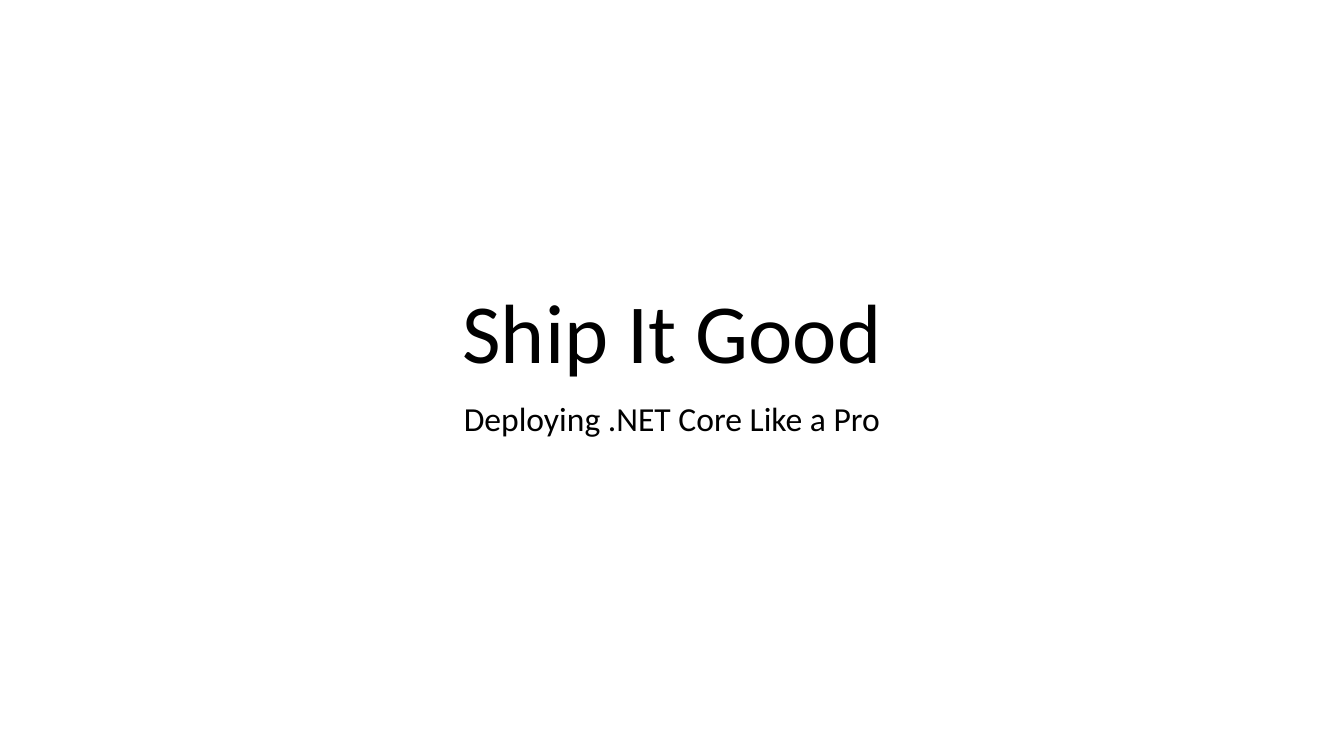
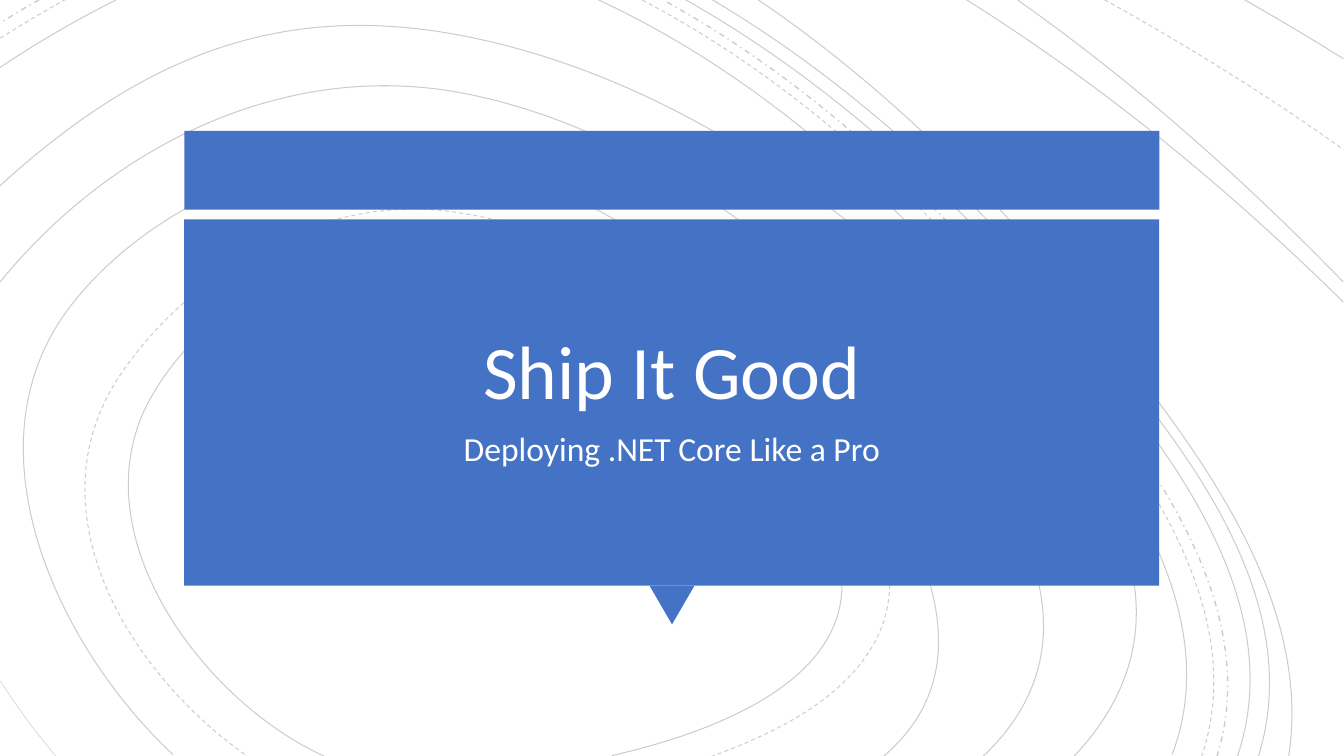
Before and after one commit to isaacrlevin/levin-talks, a slide deck: slide 1 of ASP.NETCoreDeployment/Ship It Good.pptx. Drawn at 1344x756 pixels with LibreOffice and Linux fonts; fonts in the diff are those of the drawing. Boxes give left, top, right and bottom in pixels: in the first picture for what was removed or moved away, otherwise in the second. Text is boxed around its words. In the diff, an @@ line names an element or a change of style, - is before the commit and + after.

```diff
--- a/ASP.NETCoreDeployment/Ship It Good.pptx
+++ b/ASP.NETCoreDeployment/Ship It Good.pptx
@@ group added at bbox=[0, 0, 1344, 756]: 19 freeform shapes @@
@@ rectangle added at bbox=[185, 131, 1159, 210], fill #4472C4 @@
@@ rectangle added at bbox=[185, 220, 1159, 586], fill #4472C4 @@
@@ title "Ship It Good": place and size @@
-title "Ship It Good" at bbox=[462, 304, 882, 377]
+title "Ship It Good" at bbox=[483, 346, 860, 411]
@@ title "Ship It Good" at bbox=[483, 346, 860, 411]: size 60 to 54 pt, text colour #000000 to #FFFFFF @@
@@ subtitle "Deploying .NET Core Like a ...": place and size @@
-subtitle "Deploying .NET Core Like a ..." at bbox=[464, 407, 880, 437]
+subtitle "Deploying .NET Core Like a ..." at bbox=[464, 437, 879, 467]
@@ subtitle "Deploying .NET Core Like a ..." at bbox=[464, 437, 879, 467]: text colour #000000 to #FFFFFF @@
@@ triangle added at bbox=[649, 586, 695, 624], fill #4472C4 @@
```
Also in this commit, not shown: 21 other slides changed, 6 slides added, 1 slide removed, 7 other files.
